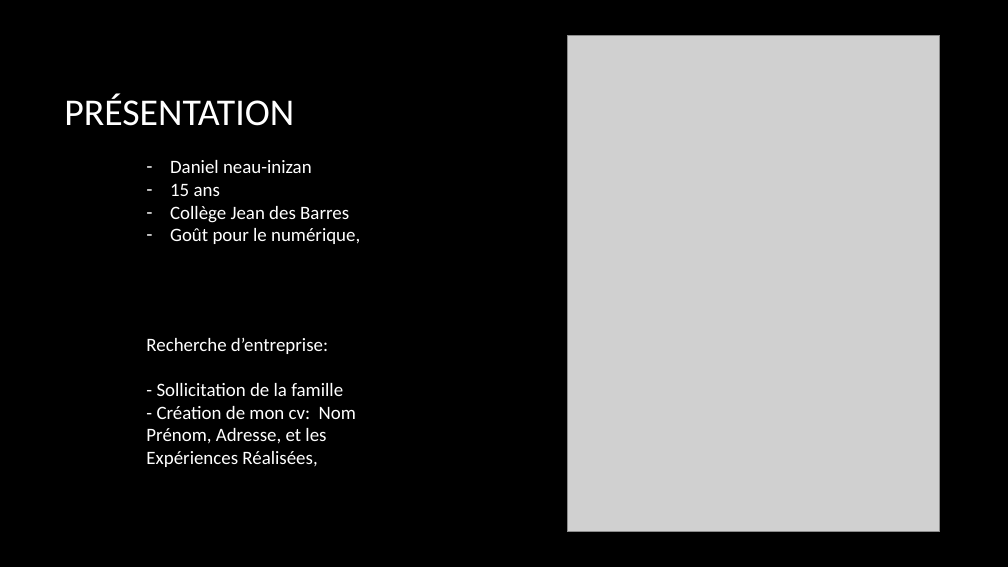
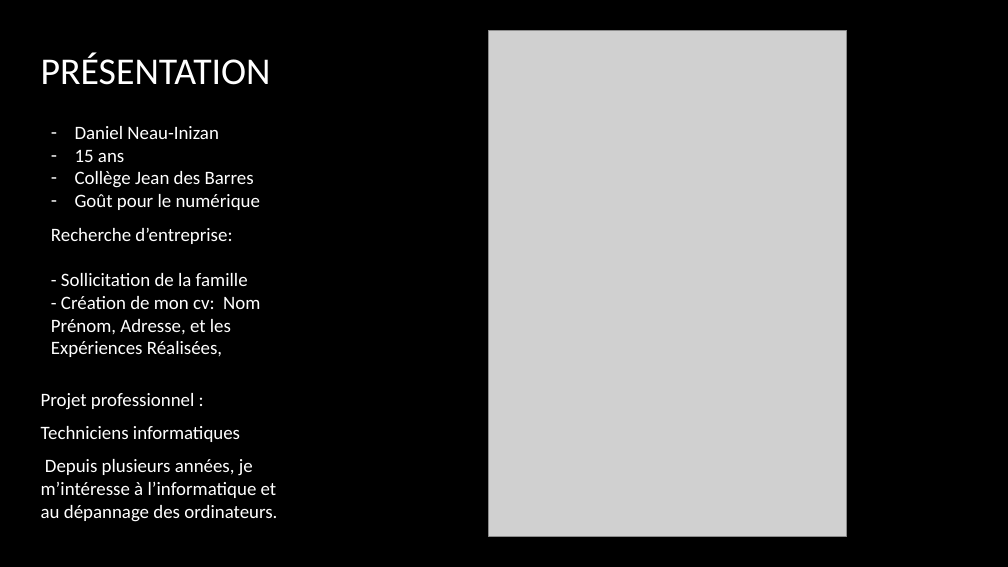
Before and after one commit to dneau-dev/oral_de_stage, a slide deck: slide 3 of Présentation_et_oral_de_stage_de_3eme_final.pptx. Drawn at 1008x567 pixels with LibreOffice and Linux fonts; fonts in the diff are those of the drawing; grey boxes stand for pictures; background and template pictures are left out. Boxes give left, top, right and bottom in pixels: in the first picture for what was removed or moved away, otherwise in the second. Text is boxed around its words. In the diff, an @@ line names an element or a change of style, - is before the commit and + after.

```diff
--- a/Présentation_et_oral_de_stage_de_3eme_final.pptx
+++ b/Présentation_et_oral_de_stage_de_3eme_final.pptx
@@ title "PRÉSENTATION": place and size @@
-title "PRÉSENTATION" at bbox=[64, 94, 294, 126]
+title "PRÉSENTATION" at bbox=[41, 52, 271, 85]
@@ picture: place and size @@
-picture at bbox=[567, 36, 940, 532]
+picture at bbox=[489, 30, 847, 537]
@@ text "Daniel Neau-Inizan": place and size @@
-text "Daniel Neau-Inizan" at bbox=[170, 160, 360, 244]
+text "Daniel Neau-Inizan" at bbox=[75, 126, 260, 210]
@@ text at bbox=[75, 126, 218, 139]: text changed @@
-– Daniel neau-inizan
+– Daniel Neau-Inizan
@@ text at bbox=[75, 194, 260, 210]: text changed @@
-– Goût pour le numérique,
+– Goût pour le numérique
@@ text "Recherche d’entreprise:": place and size @@
-text "Recherche d’entreprise:" at bbox=[146, 338, 356, 467]
+text "Recherche d’entreprise:" at bbox=[51, 228, 260, 357]
@@ text added at bbox=[41, 393, 277, 522], 18 pt, text #FFFFFF @@
+Projet professionnel :
+Techniciens informatiques
+Depuis plusieurs années, je m’intéresse à l’informatique et au dépannage des ordinateurs.
```
Also in this commit, not shown: 5 other slides changed, 1 slide added, 5 slides removed.
